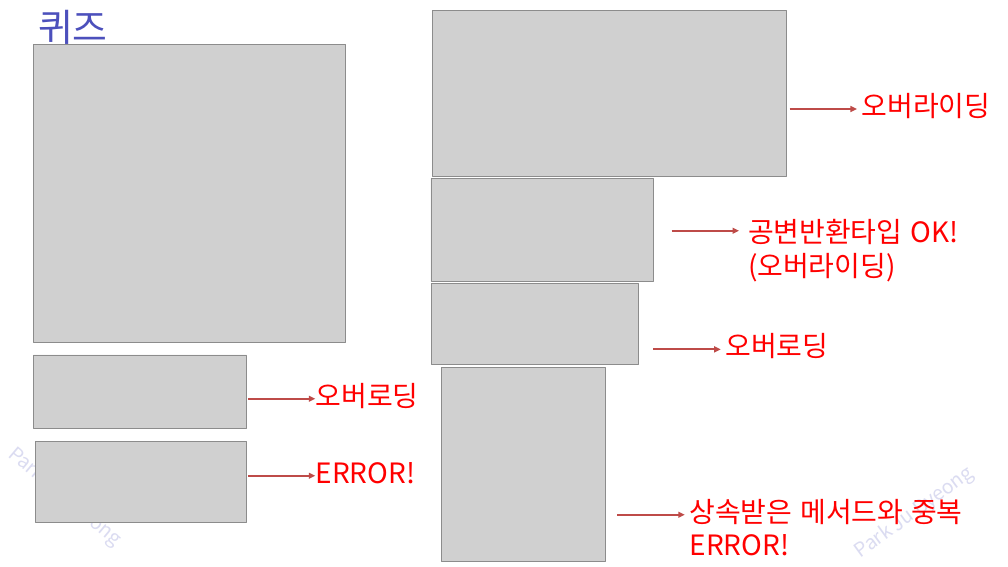
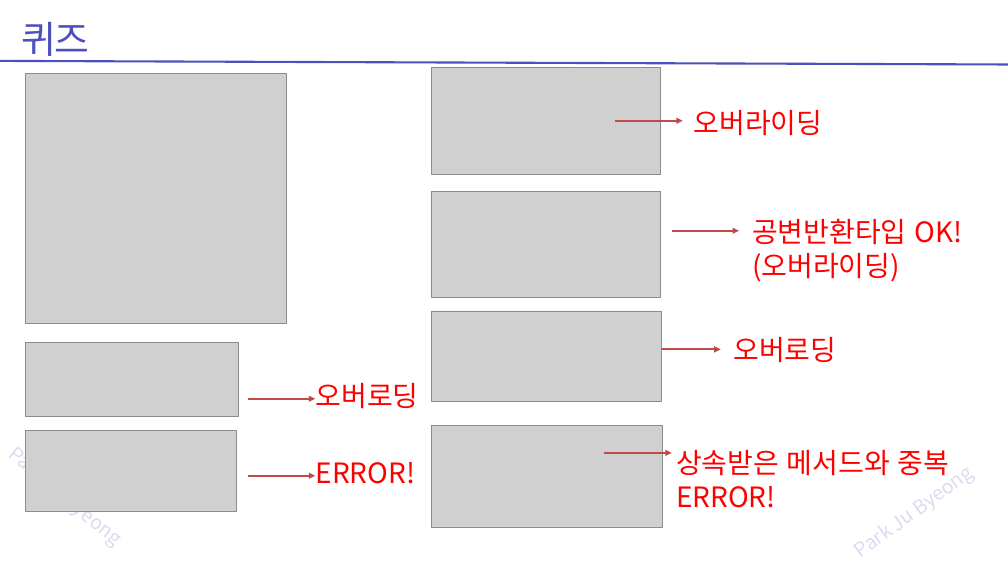
Before and after one commit to zest132/JavaLecture, a slide deck: slide 45 of JavaLecture/LectureFile/java 9강 상속과super.pptx (slide 40 before the commit). Drawn at 1008x567 pixels with LibreOffice and Linux fonts; fonts in the diff are those of the drawing; grey boxes stand for pictures. Boxes give left, top, right and bottom in pixels: in the first picture for what was removed or moved away, otherwise in the second. Text is boxed around its words. In the diff, an @@ line names an element or a change of style, - is before the commit and + after.

```diff
--- a/JavaLecture/LectureFile/java 9강 상속과super.pptx
+++ b/JavaLecture/LectureFile/java 9강 상속과super.pptx
@@ text "퀴즈": place and size @@
-text "퀴즈" at (38, 9, 108, 52)
+text "퀴즈" at (22, 21, 89, 63)
@@ text "퀴즈" at (22, 21, 89, 63): letter spacing 0 to -3 pt @@
@@ line added from (1008, 65) to (0, 61), #4C50BC 3 pt @@
@@ picture: place and size @@
-picture at (33, 44, 346, 343)
+picture at (25, 74, 287, 323)
@@ picture: place and size @@
-picture at (432, 11, 786, 176)
+picture at (431, 67, 661, 174)
@@ text "오버라이딩": place and size @@
-text "오버라이딩" at (862, 93, 991, 119)
+text "오버라이딩" at (694, 110, 823, 136)
@@ arrow moved from (790, 109) - (857, 109) to (615, 121) - (682, 121) @@
@@ picture: place and size @@
-picture at (431, 178, 653, 281)
+picture at (431, 191, 661, 297)
@@ text "공변반환타입 OK!": place and size @@
-text "공변반환타입 OK!" at (748, 218, 958, 282)
+text "공변반환타입 OK!" at (752, 218, 962, 282)
@@ picture: place and size @@
-picture at (431, 283, 638, 364)
+picture at (431, 311, 661, 401)
@@ picture: place and size @@
-picture at (34, 355, 246, 428)
+picture at (25, 342, 238, 416)
@@ text "오버로딩": place and size @@
-text "오버로딩" at (726, 333, 829, 359)
+text "오버로딩" at (733, 337, 836, 363)
@@ picture: place and size @@
-picture at (36, 441, 247, 522)
+picture at (25, 430, 236, 512)
@@ picture: place and size @@
-picture at (441, 367, 605, 561)
+picture at (431, 425, 662, 527)
@@ text "상속받은 메서드와 중복 ERROR!": place and size @@
-text "상속받은 메서드와 중복 ERROR!" at (690, 499, 962, 556)
+text "상속받은 메서드와 중복 ERROR!" at (676, 450, 949, 508)
@@ arrow moved from (617, 515) - (684, 515) to (604, 453) - (672, 453) @@
```
Also in this commit, not shown: 28 other slides changed, 19 slides added, 15 slides removed, 10 other files.
